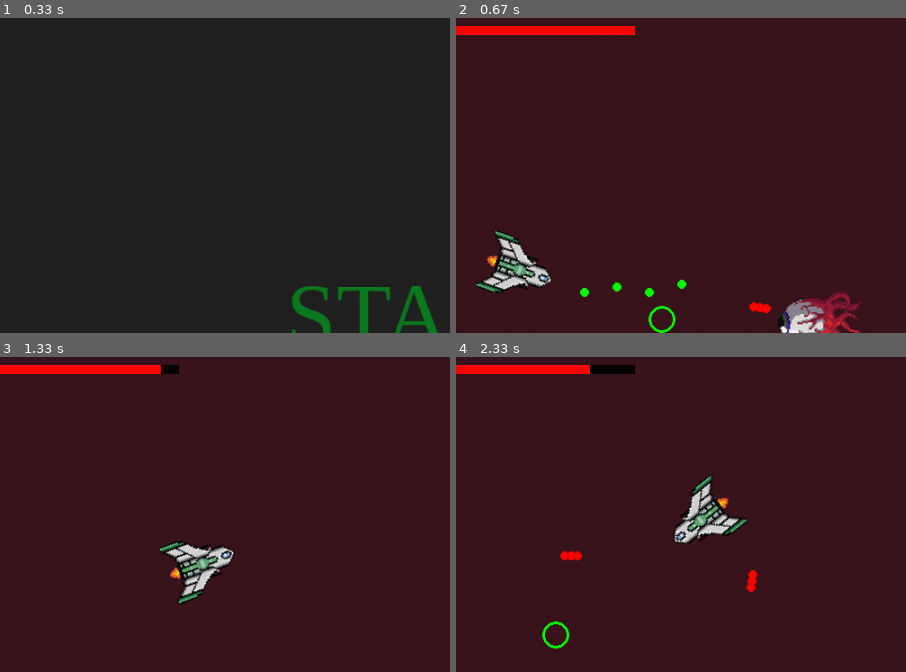
Above: before the commit, frames 1-4 (two rows, left to right).
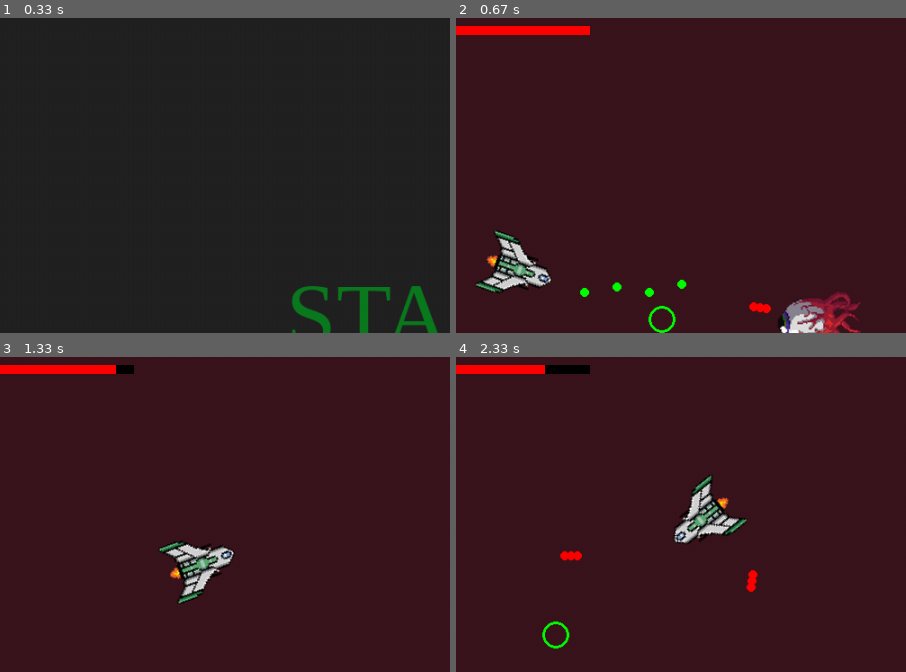
Above: after the commit, the same moments.

Repository: jeriExe/SparWars
Game: pygame game, started from Game.py
The game is run twice, just before and just after one commit, with the same random seed, the same clock (stepped at 60 frames per second) and the same inputs.
Inputs (mouse positions are % of the whole screen's width and height, from its top left):
- Up to frame 1 (0.33 s): no input
- Up to frame 2 (0.67 s): press the mouse at (50, 50) at 0.37 s; move the mouse to (38, 50) at 0.47 s; release the mouse at (26, 51) at 0.6 s
- Up to frame 3 (1.33 s): hold D 0.67-1.13 s; move the mouse to (60, 72) at 0.7 s; hold W from 1.17 s (still down); move the mouse to (65, 15) at 1.2 s
- Up to frame 4 (2.33 s): release W at 1.47 s; hold D 1.5-1.97 s; move the mouse to (24, 13) at 1.53 s; hold A from 2 s (still down); move the mouse to (14, 47) at 2.03 s
The pictures show only the part of the screen within x 3-53%, y 3-53%; the shares and areas given below are measured in that part.

Frame 1 is identical in both runs. In frame 2, 0.3% of the frame differs, in the area x 29-40%, y 2-6%; in frame 3, 0.4%; in frame 4, 0.6%, in the area x 19-40%, y 2-6%.

Commit message:
fghjfghj

Diff:
--- a/Game.py
+++ b/Game.py
@@ -56,7 +56,7 @@
     play1.collide()
 
     health = int(play1.hp)
-    pygame.draw.rect(screen, ((0,0,0)), pygame.Rect(30, 30, 200, 10))
+    pygame.draw.rect(screen, ((0,0,0)), pygame.Rect(30, 30, 150, 10))
     pygame.draw.rect(screen, ((255,0,0)), pygame.Rect(30, 30, health, 10))
 
     font = pygame.font.SysFont('arial',  50)
@@ -69,14 +69,16 @@
 
 
 def menuScreen(screen, youWin, youLose):
-
     if youLose:
-        msg = "you lost play again?"
+        font_size = 75
+        msg = "YOU LOST, PLAY AGAIN?"
         fontColour = (255,12,32)
     elif youWin:
-        msg = "YIPPIE PLAY AGAIN?"
+        font_size = 75
+        msg = "YIPPIE! PLAY AGAIN?"
         fontColour = (12,123,32)
     else:
+        font_size = 100
         msg = "START"
         fontColour = (12,123,32)
 
@@ -84,37 +86,32 @@
 
     fontColour2 = (24, 246, 64)
     screen.fill((34,34,34))
-    font = pygame.font.SysFont('timesnewroman', 100)
+    font = pygame.font.SysFont('timesnewroman', font_size)
     text = font.render(msg, True, (fontColour))
     textrect = text.get_rect()
     textrect.center = (screen_width//2 - textrect.centerx, screen_height//2 -textrect.centery)
 
 
-
     if textrect.collidepoint(pygame.mouse.get_pos()[0]-(text.get_width()//2), pygame.mouse.get_pos()[1]-(text.get_height()//2)):
-        text = font.render( msg, True, (fontColour2))
+        text = font.render(msg, True, (fontColour2))
 
         if pygame.mouse.get_pressed()[0]:
             global playing
             playing = True
-            youLose = False
-            youWin = False
-            return youLose, youWin
-
-
 
     screen.blit(text, textrect.center)
     pygame.display.flip()
 
 
 def resetGame():
-    play1.hp = 200
+    screen.fill((34,34,34))
+    play1.hp = 150
     pl.px = 100
     pl.py = 300
     pl.killed = 0
     en.evils.clear()
     en.Bullet_list.clear()
-    screen.fill((34,34,34))
+    pl.play_bullets.clear()
     pygame.time.wait(500)
 
 
@@ -122,15 +119,17 @@
 
     if play1.hp <= 0:
         youLose = True
+        resetGame()
         playing = False
+
+    elif pl.killed >= 5:
+        youWin = True
         resetGame()
-
-    elif pl.killed >= 2:
-        youWin = True
         playing = False
-        resetGame()
 
     if playing:
+        youWin = False
+        youLose = False
         gameDoStuff()
     else:
         menuScreen(screen, youWin, youLose)
--- a/Player.py
+++ b/Player.py
@@ -12,7 +12,7 @@
 class Player:
     def __init__(self): #the basic values associated to the player
 
-        self.hp = 200 #starting hit points
+        self.hp = 150 #starting hit points
         self.ship = pygame.image.load("ship_little.png").convert_alpha() #loads the png for the player ship
 
     def move(self, px, py, keys): #function to handle movement of player + creation of bullets
